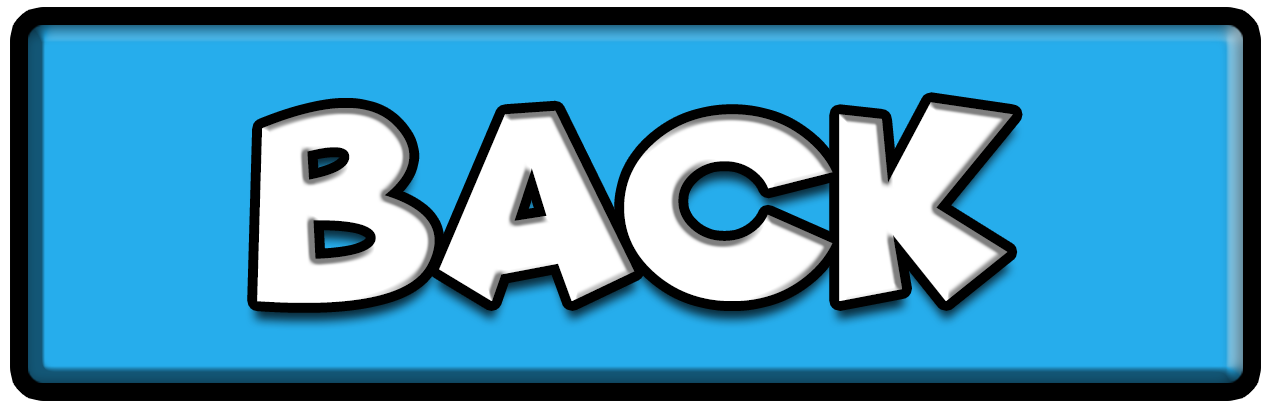
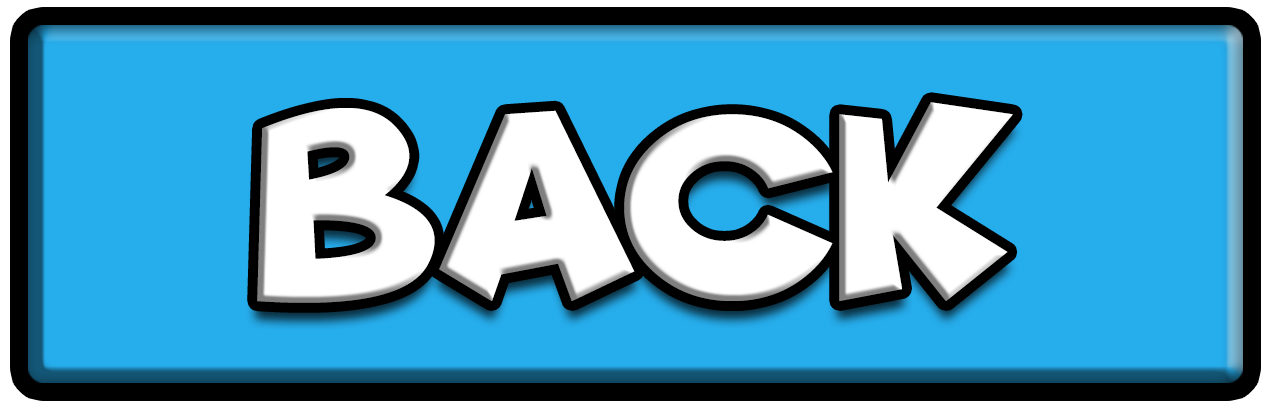
Layer changes from the first 1272×407 image to the second:
pixels changed over [257, 102, 1013, 303] (layer not identified)
